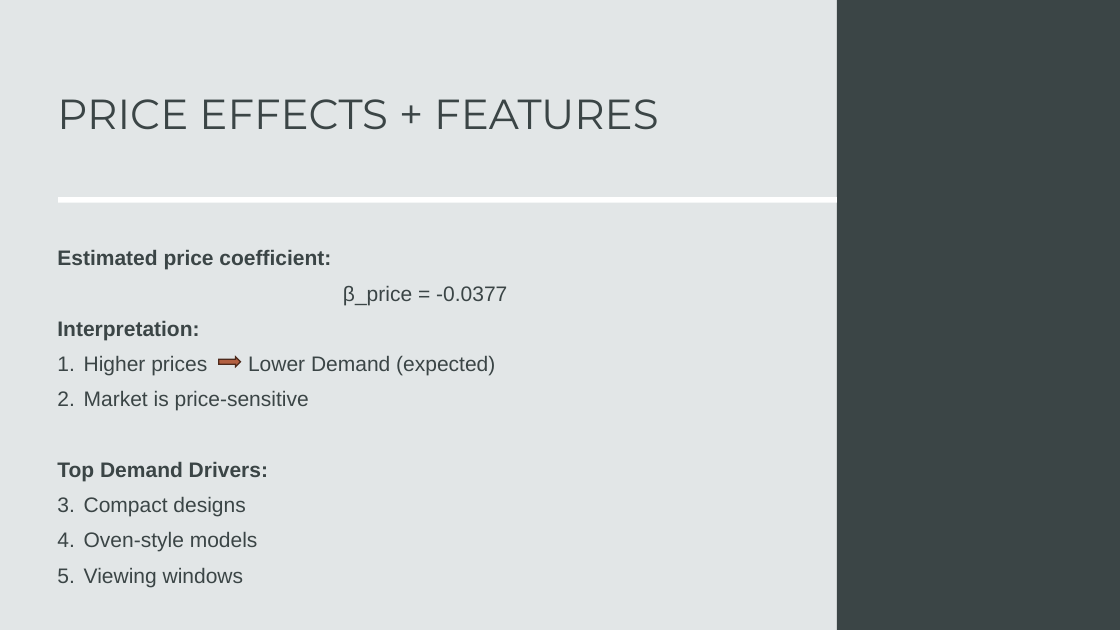
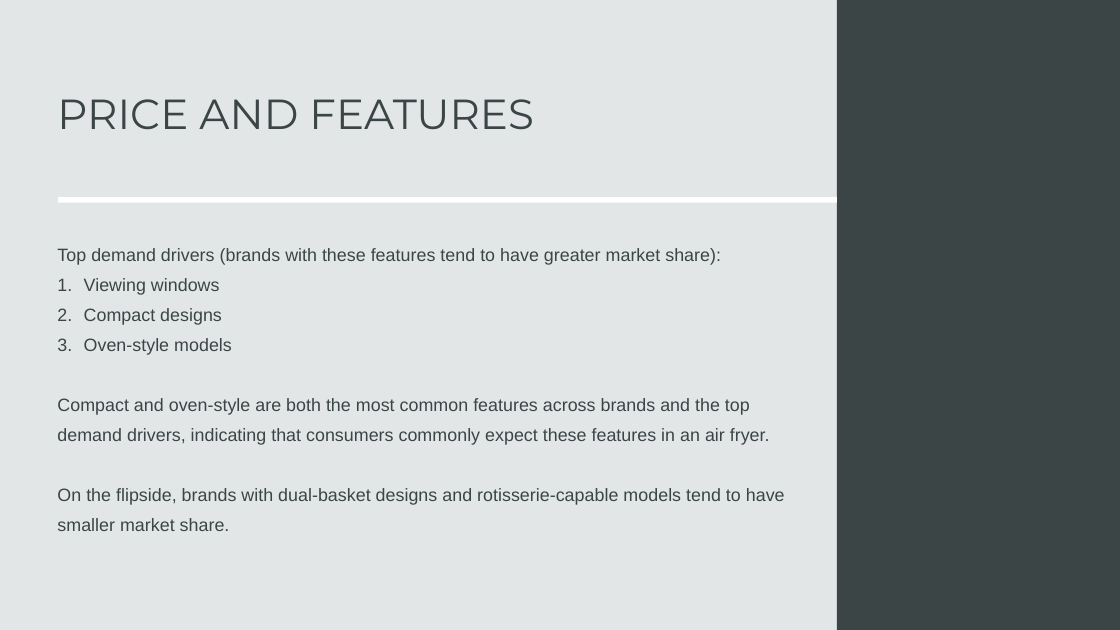
Before and after one commit to AustinChinn03/DS3001Final, a slide deck: slide 4 of Presentation/DS3001.pptx. Drawn at 1120x630 pixels with LibreOffice and Linux fonts; fonts in the diff are those of the drawing. Boxes give left, top, right and bottom in pixels: in the first picture for what was removed or moved away, otherwise in the second. Text is boxed around its words. In the diff, an @@ line names an element or a change of style, - is before the commit and + after.

```diff
--- a/Presentation/DS3001.pptx
+++ b/Presentation/DS3001.pptx
@@ title at (57, 99, 533, 129): text changed @@
-PRICE EFFECTS + FEATURES
+PRICE AND FEATURES
@@ text at (57, 248, 721, 295): text changed; size 18 to 15.3 pt @@
-Estimated price coefficient:
-β_price = -0.0377
-Interpretation:
-1. Higher prices Lower Demand (expected)
-2. Market is price-sensitive
-Top Demand Drivers:
+Top demand drivers (brands with these features tend to have greater market share):
+1. Viewing windows
@@ text at (84, 308, 232, 355): size 18 to 15.3 pt in "Compact designs", "Oven-style models" @@
@@ right arrow removed at (218, 357, 240, 367) @@
@@ text at (57, 398, 785, 531): text changed; size 18 to 15.3 pt @@
-3. Viewing windows
+Compact and oven-style are both the most common features across brands and the top demand drivers, indicating that consumers commonly expect these features in an air fryer.
+On the flipside, brands with dual-basket designs and rotisserie-capable models tend to have smaller market share.
```
Also in this commit, not shown: 4 other slides changed, 1 other file.
